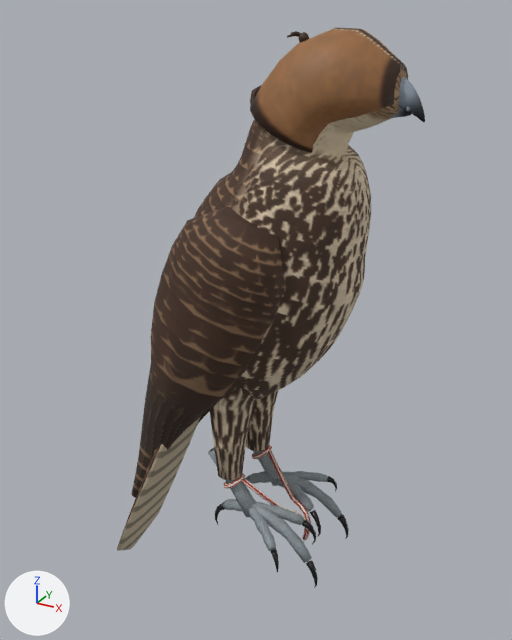
What one commit did to the glTF model assets_src/birds/saker_fist.glb.
The view is the same before and after, from a 50 mm lens placed at (0.211, -0.401, 0.349), pointed at (-0.021, 0.021, 0.138). Arrows for +X, +Y and +Z are at lower left; the lights stay in place. The picture after the commit comes second. Where no turn or scale is listed for an object, it has been applied to the vertices. Vertices at exactly the same position are counted once.

Script lines for the objects in view, before the commit:
```python
me_saker_body = bpy.data.meshes.new('saker_body')
me_saker_body.from_pydata(...)  # 2738 vertices, 5352 faces; spans x -0.142..0.098, y -0.073..0.073, z -0.108..0.335
me_saker_body.materials.append(mat_saker)
me_saker_hood = bpy.data.meshes.new('saker_hood')
me_saker_hood.from_pydata(...)  # 375 vertices, 724 faces; spans x -0.0068..0.0822, y -0.0385..0.0385, z 0.2702..0.3391
me_saker_hood.materials.append(mat_saker)
me_saker_jesses = bpy.data.meshes.new('saker_jesses')
me_saker_jesses.from_pydata(...)  # 204 vertices, 400 faces; spans x -0.024..0.0375, y -0.0309..0.0309, z -0.0264..0.0296
me_saker_jesses.materials.append(mat_saker)
ob_saker_body = bpy.data.objects.new('saker_body', me_saker_body)
ob_saker_body.location = (0.0, 0.0, 0.0)
ob_saker_hood = bpy.data.objects.new('saker_hood', me_saker_hood)
ob_saker_hood.location = (0.0, 0.0, 0.0)
ob_saker_jesses = bpy.data.objects.new('saker_jesses', me_saker_jesses)
ob_saker_jesses.location = (0.0, 0.0, 0.0)
```
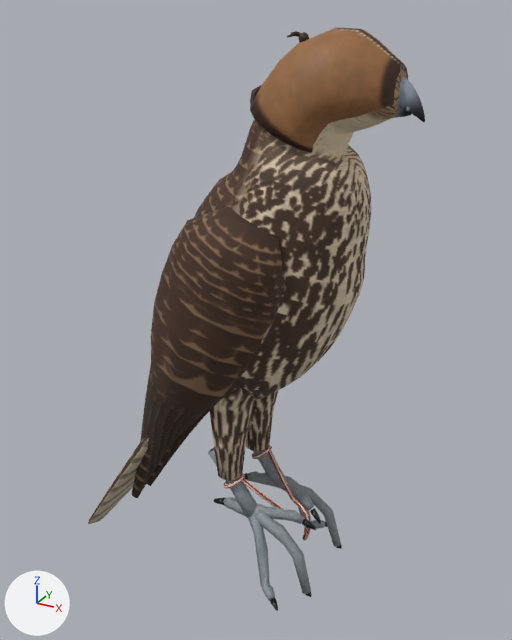
Changed parts and their boxes [x1, y1, x2, y2] in the pictures (512 x 640 px; the box of a moved part takes in the faces that stretch with it):
'saker_body', reshaped (9% wider): before [117, 70, 425, 588]; after [88, 70, 425, 611]
part 1 of me_saker_body, moved or reshaped: before [117, 418, 200, 551]; after [88, 438, 149, 524]
part 2 of me_saker_body, moved or reshaped: before [277, 474, 314, 512]; after [277, 476, 314, 510]
part 3 of me_saker_body, moved or reshaped: before [247, 471, 279, 484]; after [248, 471, 277, 487]
part 4 of me_saker_body, moved or reshaped: before [255, 502, 304, 525]; after [255, 504, 304, 524]
part 5 of me_saker_body, moved or reshaped: before [223, 499, 257, 511]; after [223, 497, 249, 518]
part 6 of me_saker_body, moved or reshaped: before [215, 471, 349, 588]; after [214, 473, 342, 611]

The edits, one by one:
me_saker_body is used by ob_saker_body; location (0.0, 0.0, 0.0).
me_saker_body had 2738 vertices, 5352 faces and spanned x -0.142..0.098, y -0.073..0.073, z -0.108..0.335.
me_saker_body now has 2738 vertices, 5352 faces and spans x -0.177..0.098, y -0.073..0.073, z -0.09..0.335.
me_saker_body part 1: the loose piece of 102 vertices spanning x -0.142..-0.046, y -0.033..0.033, z -0.108..0.103 is turned 10 degrees about the y axis through its middle, then moved by (-0.017, 0.0, 0.009).
me_saker_body part 2: the loose piece of 44 vertices spanning x -0.004..0.036, y 0.005..0.027, z -0.007..0.01 is multiplied about its middle by the matrix ((0.976, 0.003, -0.124), (0.003, 0.983, 0.05), (0.124, -0.05, 0.975)), then moved by (0.0, 0.0, -0.001).
me_saker_body part 3: the loose piece of 44 vertices spanning x -0.028..0.003, y 0.015..0.027, z -0.008..0.01 is multiplied about its middle by the matrix ((0.931, -0.004, 0.221), (-0.004, 0.956, 0.031), (-0.221, -0.031, 0.931)), then moved by (0.0, 0.0, -0.001).
me_saker_body part 4: the loose piece of 44 vertices spanning x -0.004..0.036, y -0.027..-0.005, z -0.007..0.01 is multiplied about its middle by the matrix ((0.976, -0.003, -0.124), (-0.003, 0.983, -0.05), (0.124, 0.05, 0.975)), then moved by (0.0, 0.0, -0.001).
me_saker_body part 5: the loose piece of 44 vertices spanning x -0.028..0.003, y -0.027..-0.015, z -0.008..0.01 is multiplied about its middle by the matrix ((0.931, 0.004, 0.221), (0.004, 0.956, -0.031), (-0.221, 0.031, 0.931)), then moved by (0.0, 0.0, -0.001).
me_saker_body part 6: 432 of 2738 vertices moved; they spanned x -0.037..0.058, y -0.054..0.054, z -0.041..0.01 and now span x -0.038..0.053, y -0.054..0.054, z -0.052..0.006; mean shift (-0.001, 0.0, -0.014); largest move (0.02, 0.039, 0.005) -> (0.022, 0.04, -0.047).
